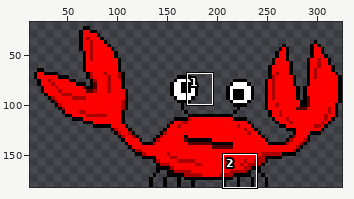
Two states of a sprite sheet, Assets/GRAFIKI/KRAB/ATAK/ATAK7.png. The picture above shows the old version from afar; the outline marks the close-up.
Close-up. Earlier state:
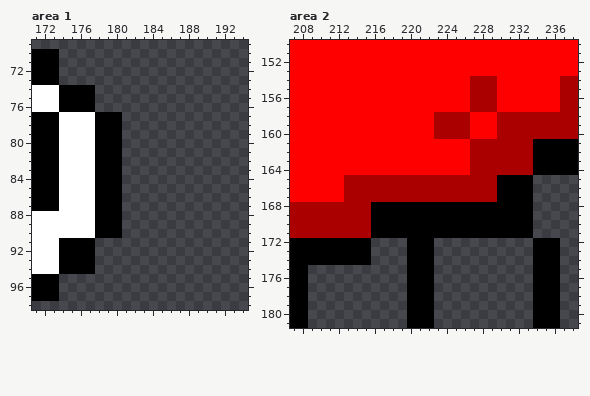
The file is 525x350 pixels. Shown: area 1: x 171..194, y 69..98; area 2: x 207..238, y 150..181. The old version is drawn lined up with the new one, on the new canvas. The wide view leaves out empty margins. The commit also changed other parts of the picture, which this record leaves out.
Now the later version:
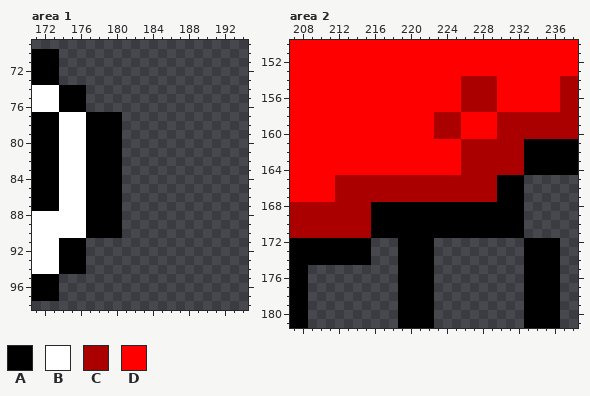
Palette (. is transparent): A #000000  B #ffffff  C #aa0000  D #ff0000
Difference:
canvas 525x350 -> 325x182, the old top-left corner now at -155,-28 (the part of the old canvas that was cut away was empty and is not shown)
Area 1:
The edit turns colour B into colour A in rows 77 to 90 at x 177.
The edit erases colour A in rows 74 to 76 at x 177; in rows 91 to 94 at x 177.
Area 2:
There is now colour A in rows 172 to 181 at x 219 and 233.
The edit turns colour C into colour A in rows 161 to 164 at x 233.
The edit turns colour D into colour C in rows 154 to 157 at x 226; in rows 161 to 164 at x 226; in rows 165 to 167 at x 212.
The edit turns colour C into colour D in rows 158 to 160 at x 226.
The edit erases colour A in rows 165 to 171 at x 233.
